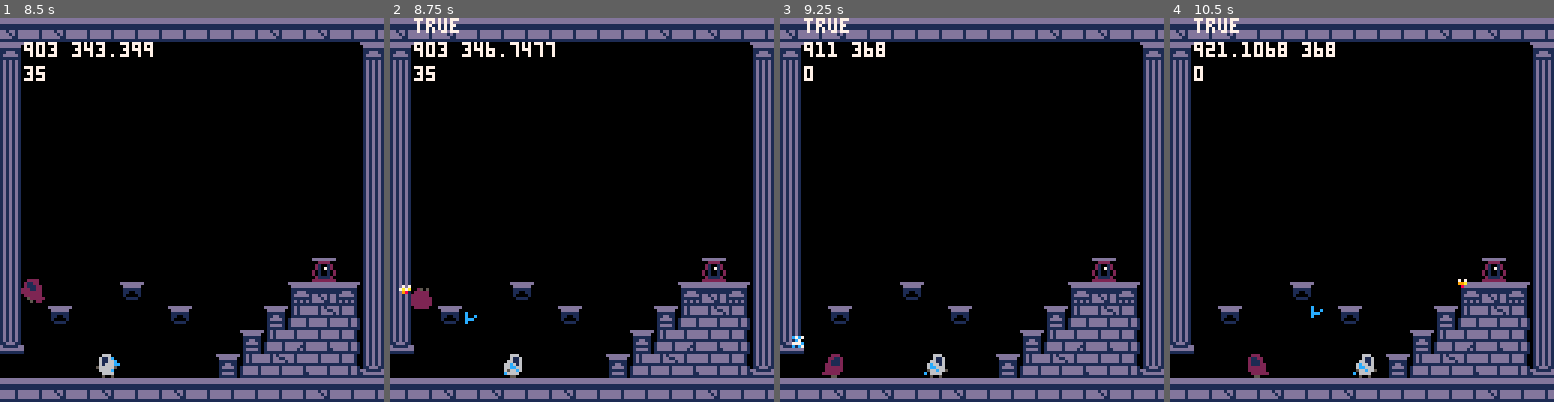
Above: before the commit, frames 1-4 (left to right).
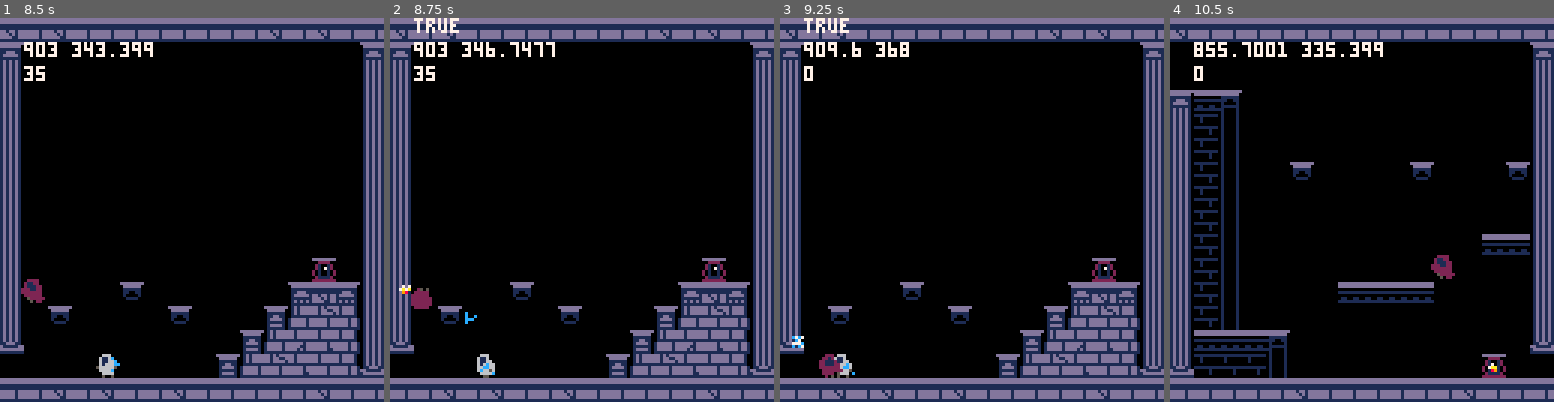
Above: after the commit, the same moments.

Repository: NunoDasNeves/pathofagni-pico8
Game: PICO-8 cartridge jumper.p8
Two runs of this game, one before a commit and one after it. Both use one fixed random seed, a clock stepped at 60 frames per second and the inputs below.
Inputs:
- Up to frame 1 (8.5 s): tap X (X key) at 0.33, 1.07, 1.85, 2.97, 4.08, 5.2, 6.32, 7.43 s; tap O (Z key) at 0.7, 1.7, 2.1, 2.5, 2.9, 3.3, 3.7, 4.1, 4.5, 4.9, 5.3, 5.7, 6.1, 6.5, 6.9, 7.3, 7.7, 8.1 s; hold Right 1.6-2.1 s; hold Up 2.15-2.42 s; hold Right 2.47-3.03 s; hold Left 3.08-3.58 s; hold Down 3.63-3.97 s; hold Right 4.02-4.68 s; hold Up 4.73-5.03 s; hold Left 5.08-5.68 s; hold Down 5.73-6.03 s; hold Right 6.08-6.58 s; hold Right 6.63-7.13 s; hold Up 7.18-7.45 s; hold Right 7.5-8.07 s; hold Left from 8.12 s (still down)
- Up to frame 2 (8.75 s): tap O (Z key) at 8.5 s; tap X (X key) at 8.55 s; release Left at 8.62 s; hold Down from 8.67 s (still down)
- Up to frame 3 (9.25 s): tap O (Z key) at 8.9 s; release Down at 9 s; hold Right from 9.05 s (still down)
- Up to frame 4 (10.5 s): tap O (Z key) at 9.3, 9.7, 10.1 s; tap X (X key) at 9.67 s; release Right at 9.72 s; hold Up 9.77-10.07 s; hold Left from 10.12 s (still down)

Frame 1 is identical in both runs. In frame 2, 0.5% of the frame differs, in the area x 22-35%, y 87-94%; in frame 3, 0.9%; in frame 4, 16%, in the area x 0-100%, y 0-100%.

Commit message:
thrower code refactor to prep for phys_fall

Diff:
--- a/jumper.p8
+++ b/jumper.p8
@@ -250,6 +250,7 @@
 	[100] = { -- thrower
 	 update = update_thrower,
 	 burn = burn_thrower,
+	 air=false,
 	 w = 8,
 	 h = 8,
 	 hp = 3,
@@ -417,6 +418,9 @@
 	 end
  end
 
+	t.vx = 0
+	t.vy = 0
+
  if (t.throwing) then
   if (p.x < t.x) then
   	t.rght = false
@@ -441,19 +445,7 @@
 	 else
 	  t.vx = -0.75
 	 end
-	 local newx = t.x + t.vx
-	 local pushx = coll_walls(t,newx)
-	 if (pushx != newx) then
-	  t.rght = not t.rght
-	 end
-	 newx = pushx
-	 if (coll_edge(t,newx,t.y+t.h) or
-	 	   coll_room_border(t)) then
-	  t.rght = not t.rght
-	 end
-
-		t.goingrght = t.rght
-		t.x = newx
+
 		loop_anim(t,3,2)
 
 	 if (t.shcount <= 0) then
@@ -466,6 +458,21 @@
 	  t.shcount -= 1
 	 end
  end
+
+ local newx = t.x + t.vx
+ local newy = t.y + t.vy
+ local pushx = coll_walls(t,newx)
+ if (pushx != newx) then
+  t.rght = not t.rght
+ end
+ newx = pushx
+ if (coll_edge(t,newx,t.y+t.h) or
+ 	   coll_room_border(t)) then
+  t.rght = not t.rght
+  newx = t.x
+ end
+ t.goingrght = t.rght
+ t.x = newx
 
 	if (p.alive and hit_p(t.x,t.y,t.w,t.h)) then
 		kill_p()
